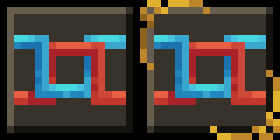
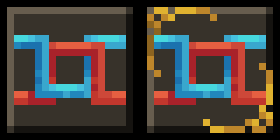
Revision of a layered 280x140 image; what changed, layer by layer:
painted on "outline" over [left=140, top=0, right=280, bottom=140]
